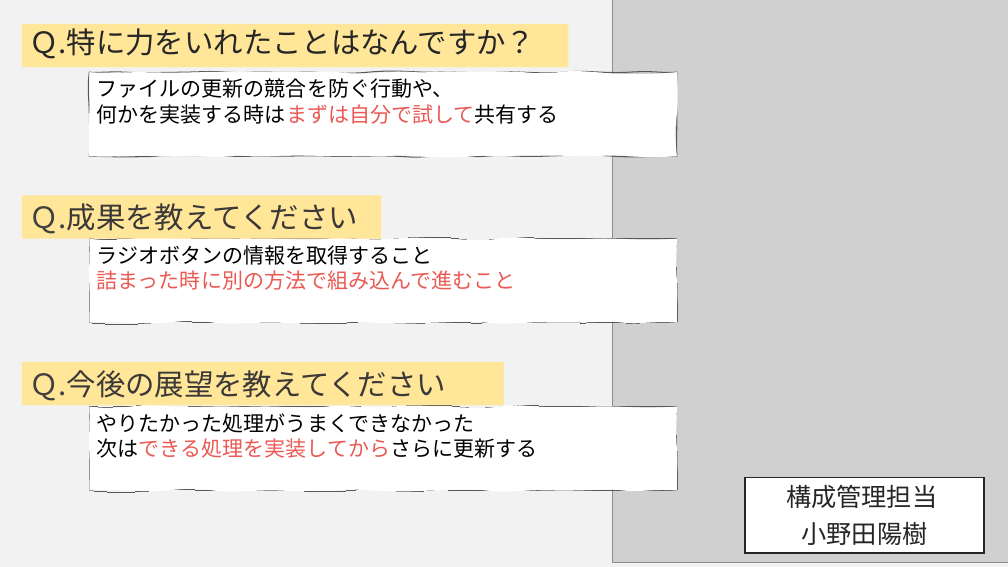
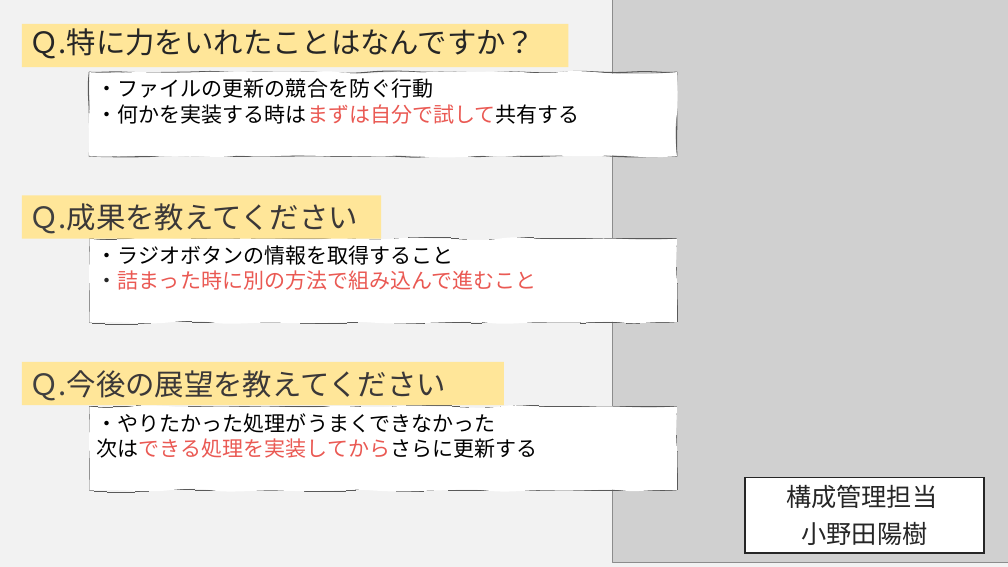
Before and after one commit to DOJO-2021/C-2, a slide deck: slide 18 of documents/SkyNHプレゼンテーションひな形4.pptx. Drawn at 1008x567 pixels with LibreOffice and Linux fonts; fonts in the diff are those of the drawing; grey boxes stand for pictures. Boxes give left, top, right and bottom in pixels: in the first picture for what was removed or moved away, otherwise in the second. Text is boxed around its words. In the diff, an @@ line names an element or a change of style, - is before the commit and + after.

Commit message:
更新/奥冨

```diff
--- a/documents/SkyNHプレゼンテーションひな形4.pptx
+++ b/documents/SkyNHプレゼンテーションひな形4.pptx
@@ text in freeform shape at bbox=[97, 78, 580, 124]: text changed @@
-ファイルの更新の競合を防ぐ行動や、
-何かを実装する時はまずは自分で試して共有する
+・ファイルの更新の競合を防ぐ行動
+・何かを実装する時はまずは自分で試して共有する
@@ text in freeform shape at bbox=[97, 245, 537, 290]: text changed @@
-ラジオボタンの情報を取得すること
-詰まった時に別の方法で組み込んで進むこと
+・ラジオボタンの情報を取得すること
+・詰まった時に別の方法で組み込んで進むこと
@@ text in freeform shape at bbox=[97, 413, 496, 433]: text changed @@
-やりたかった処理がうまくできなかった
+・やりたかった処理がうまくできなかった
```
Also in this commit, not shown: 1 other slide changed.
